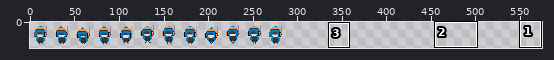
A sprite sheet gets an edit: game/assets/textures/hacker0.png. The picture above shows the old version from afar; the outline marks the close-up.
Close-up. Before the edit:
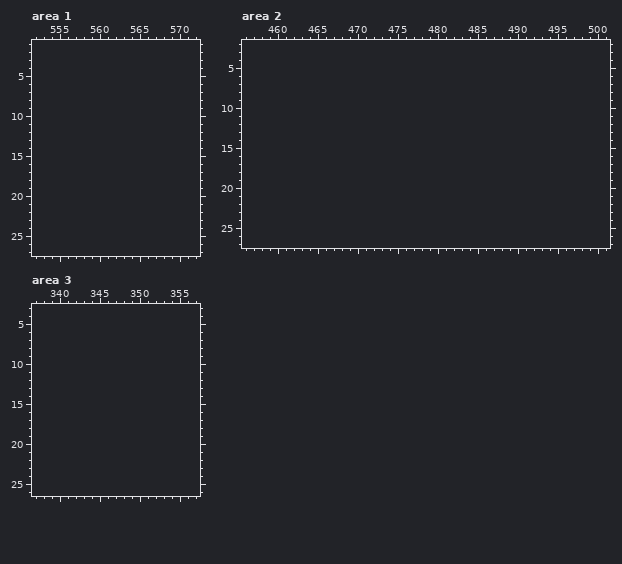
The file is 288x32 pixels. Shown: area 1: x 552..572, y 1..27; area 2: x 456..501, y 2..27; area 3: x 337..357, y 3..26. The old version is drawn lined up with the new one, on the new canvas. The wide view leaves out empty margins. The commit also changed other parts of the picture, which this record leaves out.
The same view after the edit:
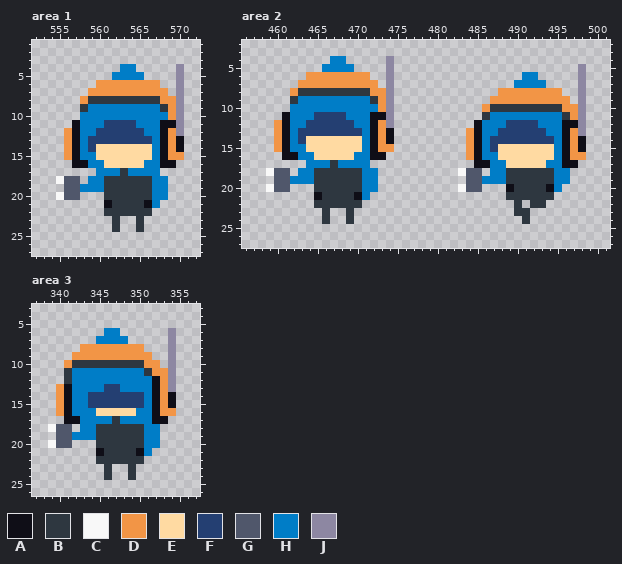
Palette (. is transparent): A #0f0e17  B #2e3740  C #f8f8f8  D #f29546  E #ffdaa2  F #243f72  G #50576b  H #007dc7  J #8d87a2
Diff:
canvas 288x32 -> 576x32
Changed rows in their new state; - is an unchanged pixel.
Area 1:
first column x 555:
 4 --------HH-----J
 5 -------HHHH----J
 6 -----DDDDDDDD--J
 7 ----DDDDDDDDDD-J
 8 ---DBBBBBBBBBDDJ
 9 ---BHHHHHHHHHBDJ
10 ---HHHHHHHHHHHDJ
11 --AHHHFFFFHHHAAJ
12 -DAHHFFFFFFHHADJ
13 -DAHFFFFFFFFHADA
14 -DAHFEEEEEEEHADA
15 -DAHHEEEEEEEHADD
16 --AAHHEEEEEHHAA-
17 -----HHHBHHHH---
18 CGG-HHBBBBBBHH--
19 -GGHHHBBBBBBHH--
20 CGG---BBBBBBHH--
21 ------ABBBBAH---
22 ------BBBBBB----
23 -------B--B-----
24 -------B--B-----
Area 2:
first column x 459:
 4 --------HH-----J------------------------
 5 -------HHHH----J-----------------------J
 6 -----DDDDDDDD--J----------------HH-----J
 7 ----DDDDDDDDDD-J---------------HHHH----J
 8 ---DBBBBBBBBBDDJ-------------DDDDDDDD--J
 9 ---BHHHHHHHHHBDJ------------DDDDDDDDDD-J
10 ---HHHHHHHHHHHDJ-----------DBBBBBBBBBDDJ
11 --AHHHFFFFHHHAAJ-----------BHHHHHHHHHBDJ
12 -DAHHFFFFFFHHADJ----------AHHHFFFFHHHAAJ
13 -DAHFFFFFFFFHADA---------DAHHFFFFFFHHADJ
14 -DAHFEEEEEEEHADA---------DAHFFFFFFFFHADA
15 -DAHHEEEEEEEHADD---------DAHFEEEEEEEHADA
16 --AAHHEEEEEHHAA----------DAHHEEEEEEEHADD
17 -----HHHBHHHH-------------AAHHEEEEEHHAA-
18 CGG-HHBBBBBBHH----------CGG-HHBBBBBBHH--
19 -GGHHHBBBBBBHH-----------GGHHHBBBBBBHH--
20 CGG---BBBBBBHH----------CGG---ABBBBAH---
21 ------ABBBBAH-----------------BBBBBB----
22 ------BBBBBB-------------------B-BB-----
23 -------B--B--------------------BB-------
24 -------B--B---------------------B-------
Area 3:
first column x 339:
 6 -------HH------J
 7 ------HHHH-----J
 8 ----DDDDDDDD---J
 9 ---DDDDDDDDDD--J
10 --DBBBBBBBBBDD-J
11 --BHHHHHHHHHBDDJ
12 --BHHHHHHHHHHADJ
13 -DAHHHHFFHHHHADJ
14 -DAHHFFFFFFFHADA
15 -DAHHFFFFFFFHADA
16 -DAHHHEEEEEHHADD
17 --AAHHHHBHHHHAA-
18 CGG-HHBBBBBBHH--
19 -GGHHHBBBBBBHH--
20 CGG---BBBBBBHH--
21 ------ABBBBAH---
22 ------BBBBBB----
23 -------B--B-----
24 -------B--B-----
Where, in picture pixels (left, top, right, bottom), the same in both close-ups:
added: (56, 64, 184, 232)
added: (266, 56, 394, 224)
added: (458, 64, 586, 224)
added: (48, 328, 176, 480)
